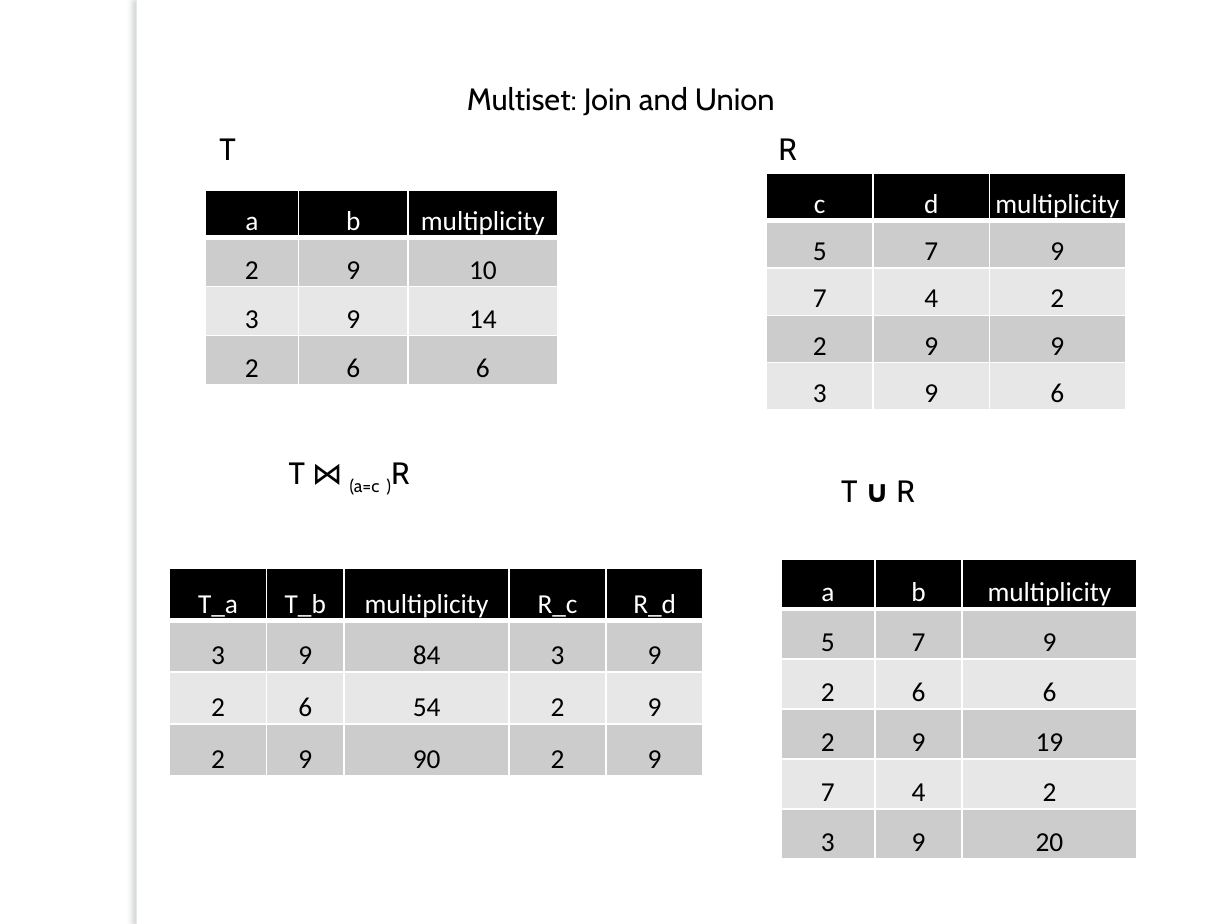
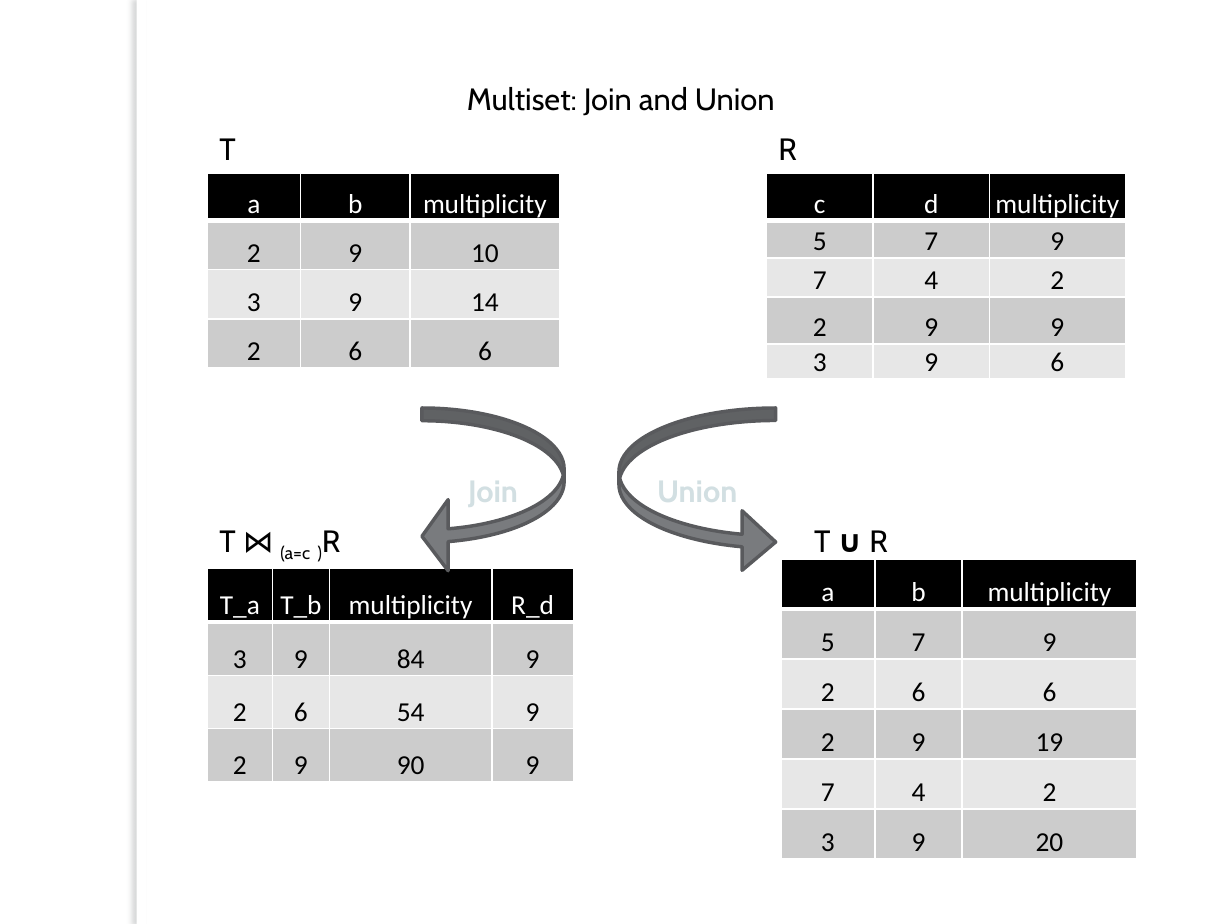
Before and after one commit to ZAsadi/MyRepository, a slide deck: slide 2 of Final_Presentation.pptx. Drawn at 1232x924 pixels with LibreOffice and Linux fonts; fonts in the diff are those of the drawing; background and template pictures are left out. Boxes give left, top, right and bottom in pixels: in the first picture for what was removed or moved away, otherwise in the second. Text is boxed around its words. In the diff, an @@ line names an element or a change of style, - is before the commit and + after.

```diff
--- a/Final_Presentation.pptx
+++ b/Final_Presentation.pptx
@@ table: place and size @@
-table at bbox=[206, 191, 558, 386]
+table at bbox=[207, 174, 559, 368]
@@ table: place and size @@
-table at bbox=[766, 174, 1125, 410]
+table at bbox=[766, 174, 1125, 378]
@@ curved left arrow added at bbox=[423, 408, 564, 572], fill #797B7E, outline #5A5B5D 2 pt, 18 pt, text #D3DFE2, bold @@
+Join
@@ curved right arrow added at bbox=[618, 408, 775, 572], fill #797B7E, outline #5A5B5D 2 pt, 18 pt, text #D3DFE2, bold @@
+Union
@@ text "T ⋈ (a=c )R": place and size @@
-text "T ⋈ (a=c )R" at bbox=[289, 462, 410, 495]
+text "T ⋈ (a=c )R" at bbox=[219, 530, 341, 562]
@@ text "T ∪ R": place and size @@
-text "T ∪ R" at bbox=[841, 480, 915, 502]
+text "T ∪ R" at bbox=[814, 530, 888, 552]
@@ table at bbox=[207, 569, 573, 782] @@
-column 4: R_c | 3 | 2 | 2
@@ table: place and size @@
-table at bbox=[170, 569, 705, 776]
+table at bbox=[207, 569, 573, 782]
```
Also in this commit, not shown: 3 other slides changed, 1 other file.
